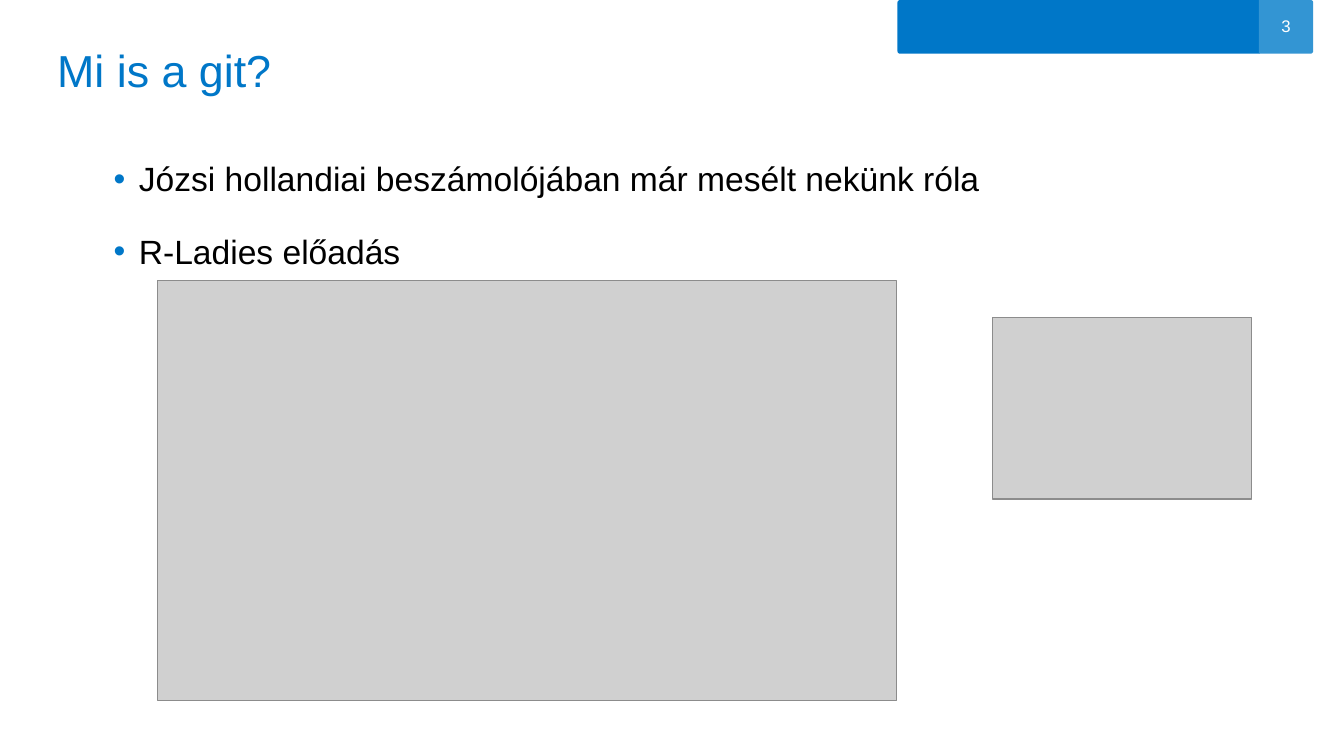
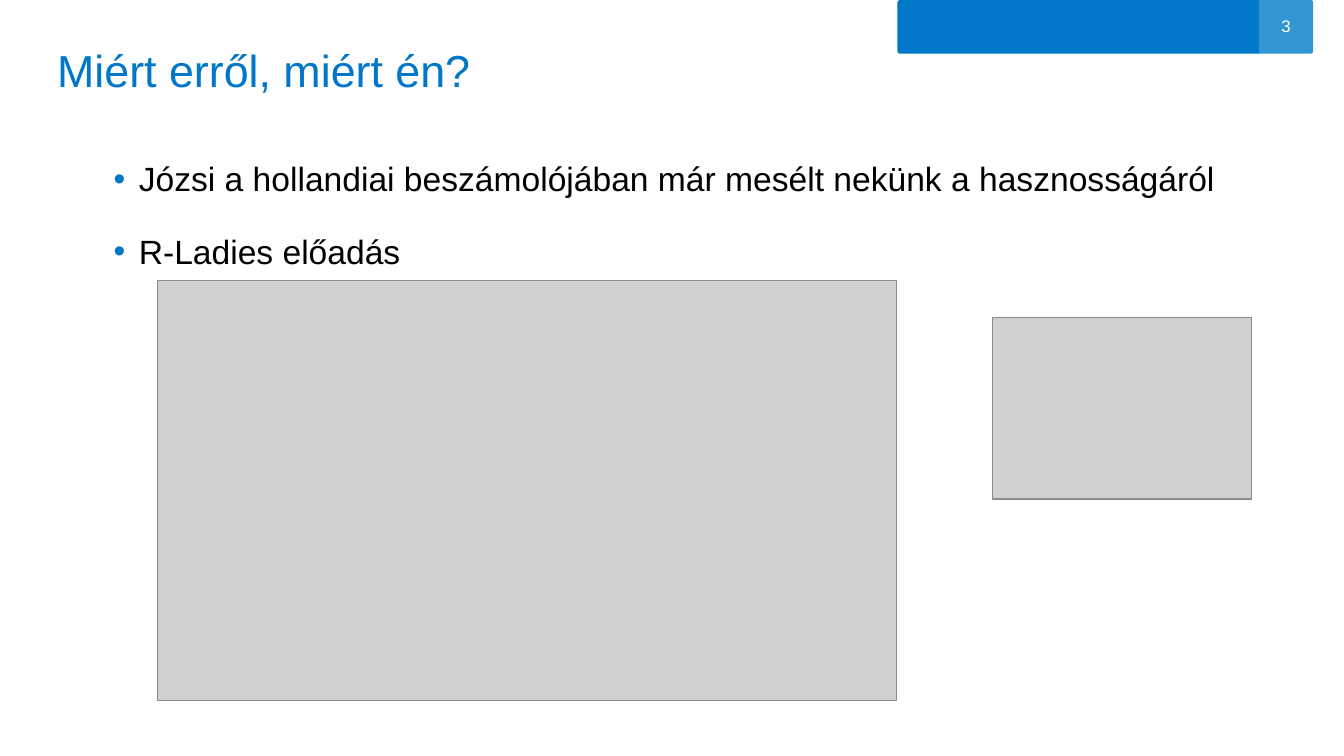
Before and after one commit to oerika1988/aegon-git-tutorial, a slide deck: slide 3 of GIT.pptx. Drawn at 1344x756 pixels with LibreOffice and Linux fonts; fonts in the diff are those of the drawing; grey boxes stand for pictures; background and template pictures are left out. Boxes give left, top, right and bottom in pixels: in the first picture for what was removed or moved away, otherwise in the second. Text is boxed around its words. In the diff, an @@ line names an element or a change of style, - is before the commit and + after.

```diff
--- a/GIT.pptx
+++ b/GIT.pptx
@@ title at (x1=57, y1=54, x2=470, y2=93): text changed @@
-Mi is a git?
+Miért erről, miért én?
@@ text at (x1=139, y1=166, x2=1214, y2=198): text changed @@
-• Józsi hollandiai beszámolójában már mesélt nekünk róla
+• Józsi a hollandiai beszámolójában már mesélt nekünk a hasznosságáról
```
